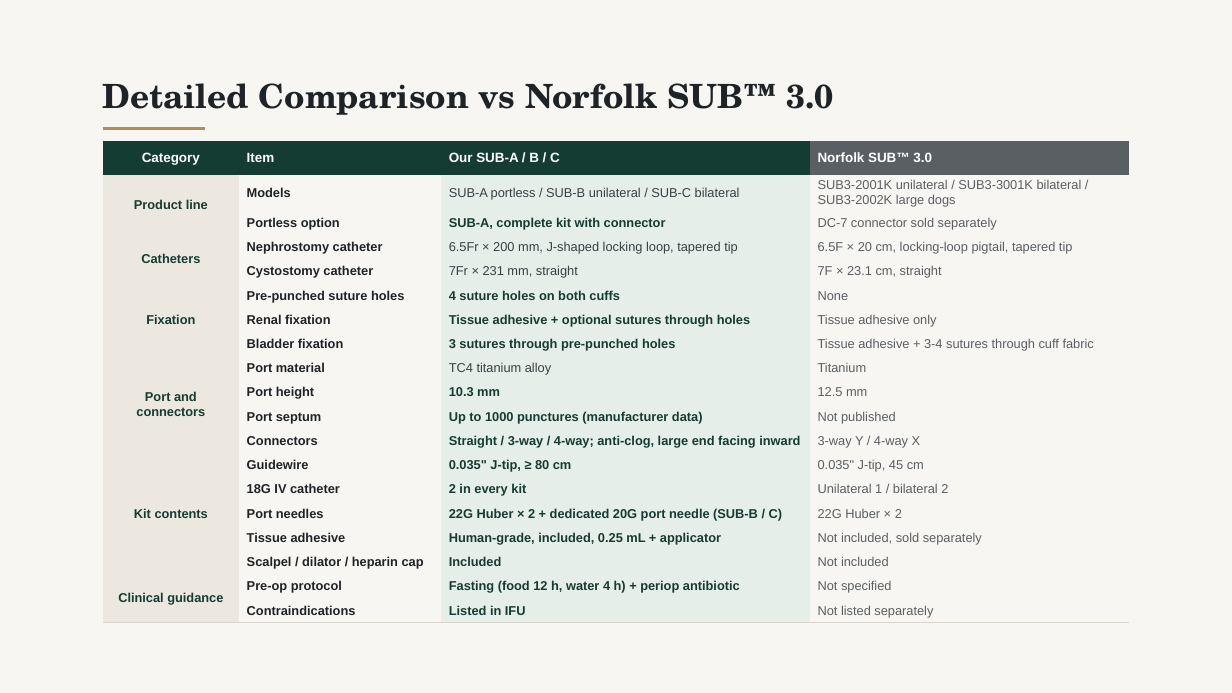
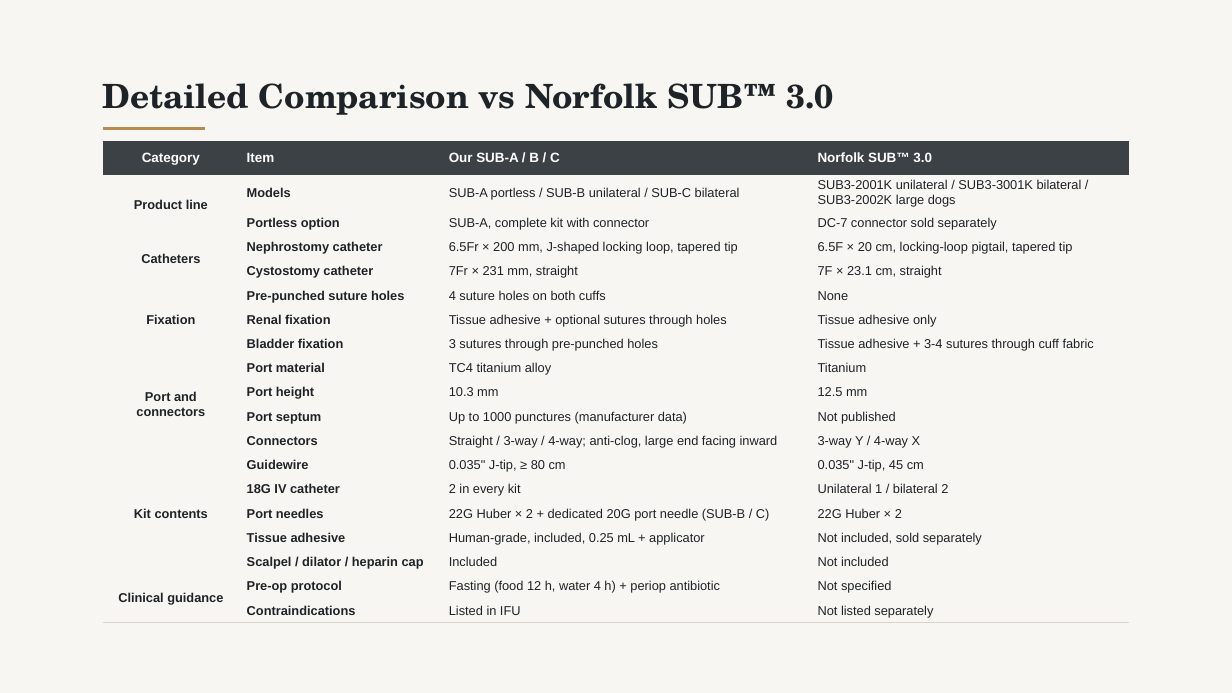
Before and after one commit to pikrosart-jpg/Material, a slide deck: slide 3 of Feline_SUB_System_Introduction_v72.pptx. Drawn at 1232x693 pixels with LibreOffice and Linux fonts; fonts in the diff are those of the drawing. Boxes give left, top, right and bottom in pixels: in the first picture for what was removed or moved away, otherwise in the second. Text is boxed around its words. In the diff, an @@ line names an element or a change of style, - is before the commit and + after.

```diff
--- a/Feline_SUB_System_Introduction_v72.pptx
+++ b/Feline_SUB_System_Introduction_v72.pptx
@@ table at bbox=[103, 141, 1130, 621] @@
@@ fill #143C32 to #3C4146 in 3 cells @@
@@ fill #5A5F64 to #3C4146 in row 1, column 4 @@
@@ fill #ECE8E0 to none in 6 cells @@
@@ fill #E6EEE9 to none in 18 cells @@
@@ text colour #143C32 to #1E2328 in "Product line", "SUB-A, complete kit with connector", "Catheters", "Fixation" and 16 more places @@
@@ text colour #3A3F44 to #1E2328 in "SUB-A portless / SUB-B unilateral / SUB-C ...", "6.5Fr × 200 mm, J-shaped locking loop, ...", "7Fr × 231 mm, straight", "TC4 titanium alloy" @@
@@ text colour #5A5F64 to #1E2328 in "SUB3-2001K unilateral / SUB3-3001K bilateral / SUB3-2002K ...", "DC-7 connector sold separately", "6.5F × 20 cm, locking-loop pigtail, tapered ...", "7F × 23.1 cm, straight" and 14 more places @@
@@ bold off in "SUB-A, complete kit with connector", "4 suture holes on both cuffs", "Tissue adhesive + optional sutures through holes", "3 sutures through pre-punched holes" and 10 more places @@
```
